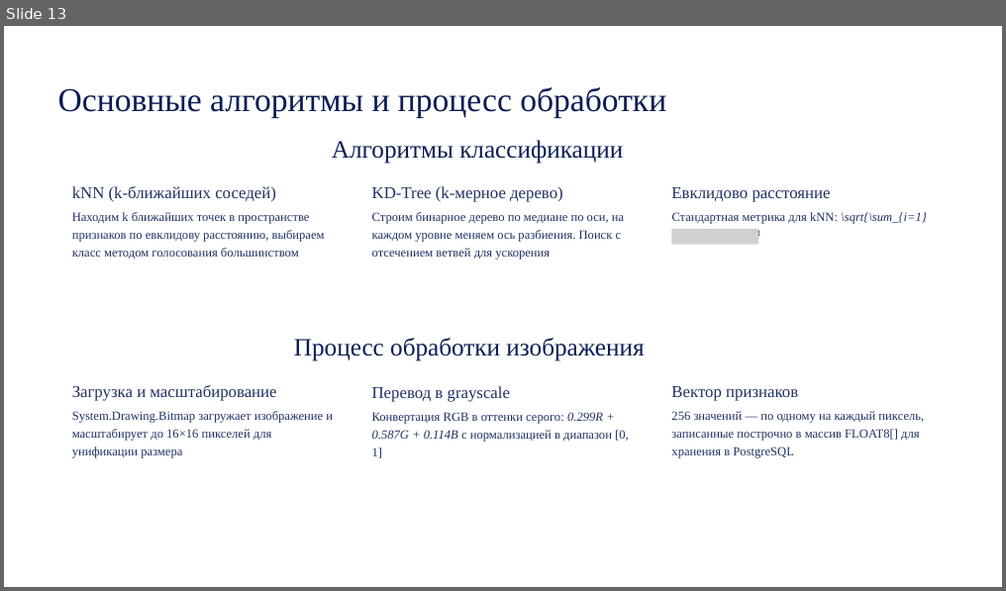
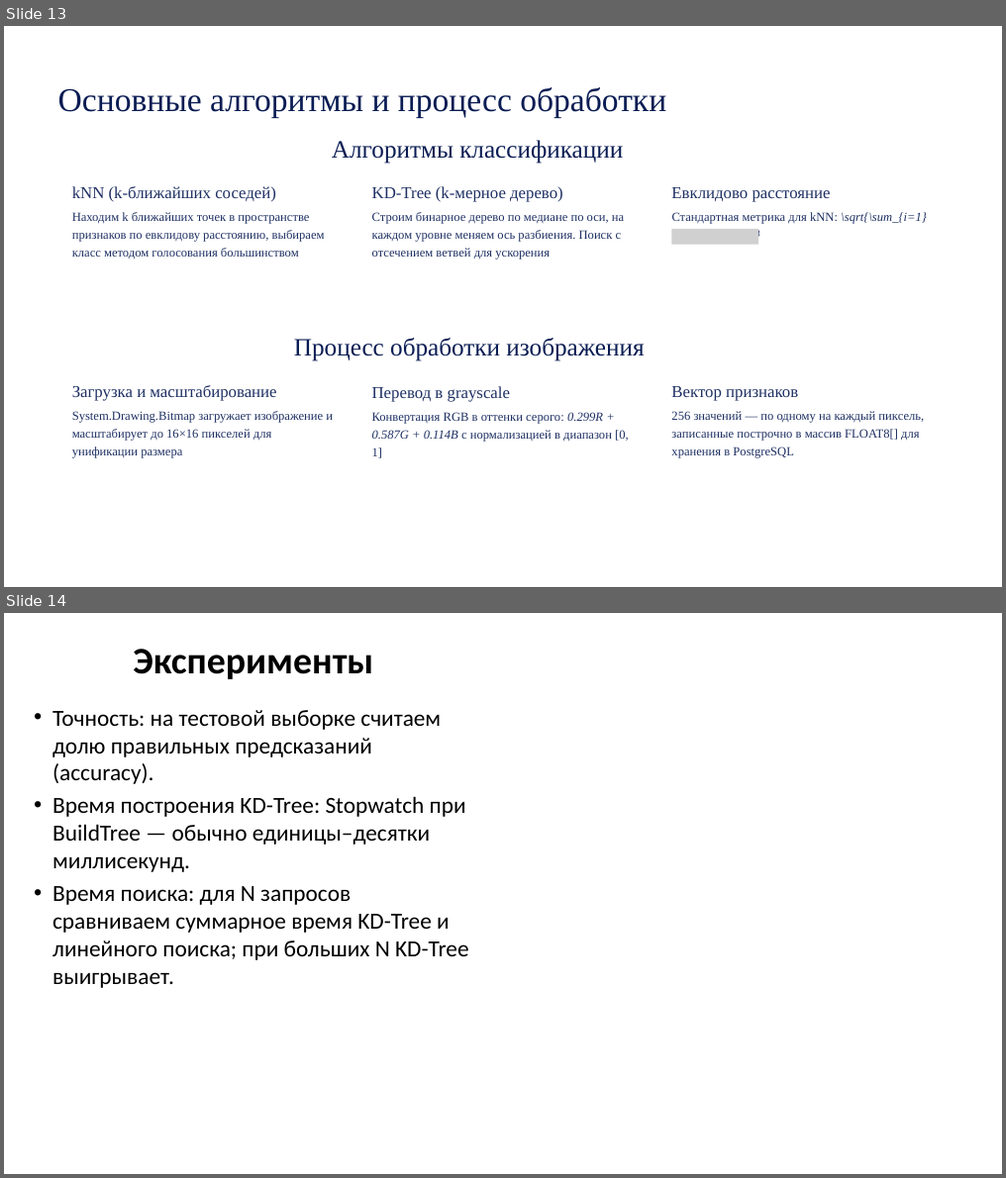
Before and after one commit to KockAnigilator/ImageRecognition, a slide deck: Финал.pptx. Shown one above the other, each under a label of ours: slide 13 before the commit, slides 13 and 14 after it. The pictures are 1006x591 and 1006x1178 pixels, drawn with LibreOffice and Linux fonts; fonts in the diff are those of the drawing; grey boxes stand for pictures. Boxes give left, top, right and bottom in pixels: in the first picture for what was removed or moved away, otherwise in the second. Text is boxed around its words. In the diff, an @@ line names an element or a change of style, - is before the commit and + after.

```diff
--- a/Финал.pptx
+++ b/Финал.pptx
@@ slide 14 added at box(4, 613, 1002, 1174), background #FFFFFF @@
@@ title added at box(133, 649, 373, 679), 54 pt, text #000000, bold @@
+Эксперименты
@@ text added at box(53, 710, 469, 960), 33.3 pt, text #000000 @@
+• Точность: на тестовой выборке считаем долю правильных предсказаний (accuracy).
+• Время построения KD-Tree: Stopwatch при BuildTree — обычно единицы–десятки миллисекунд.
+• Время поиска: для N запросов сравниваем суммарное время KD-Tree и линейного поиска; при больших N KD-Tree выигрывает.
```
Also in this commit, not shown: 5 other slides added, 1 other file.
